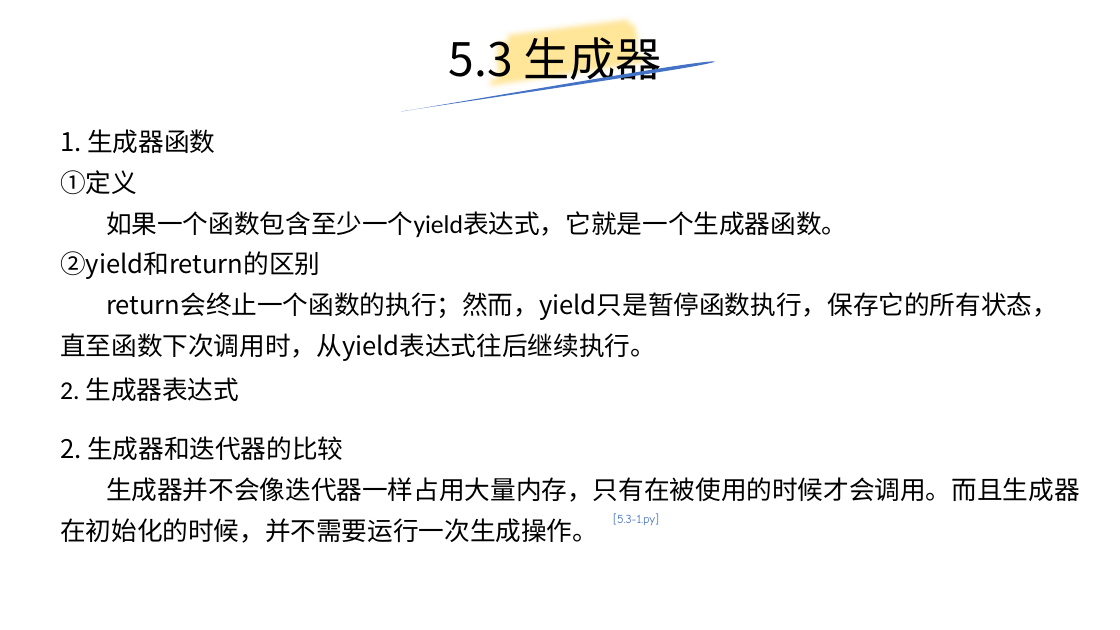
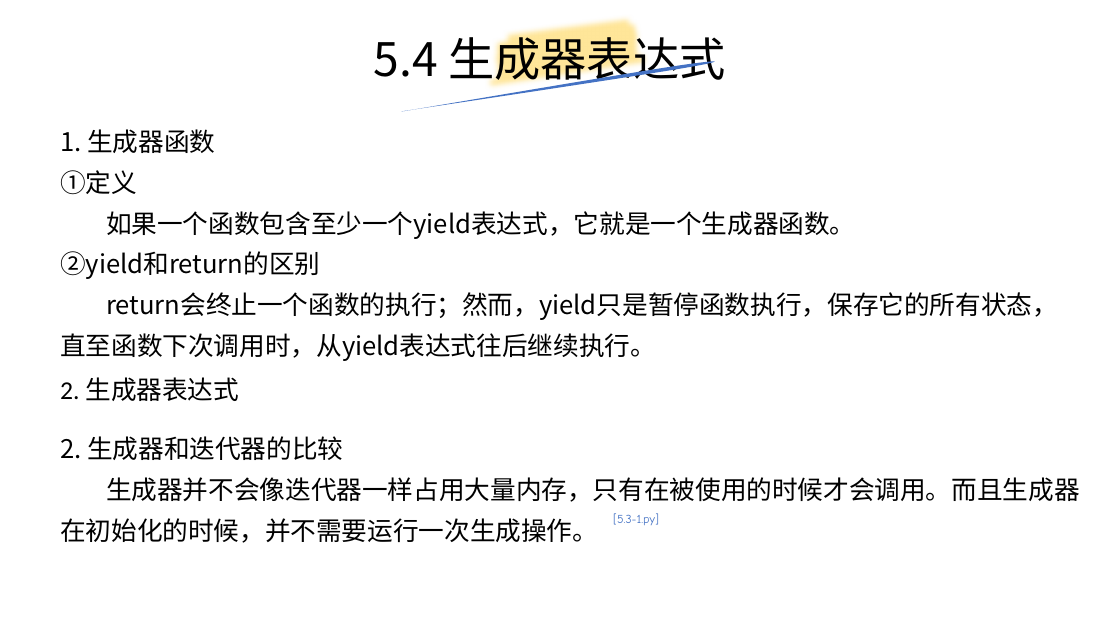
Before and after one commit to yiwenliu/CorePython, a slide deck: slide 32 of PPT/CorePython.pptx (slide 31 before the commit). Drawn at 1120x630 pixels with LibreOffice and Linux fonts; fonts in the diff are those of the drawing. Boxes give left, top, right and bottom in pixels: in the first picture for what was removed or moved away, otherwise in the second. Text is boxed around its words. In the diff, an @@ line names an element or a change of style, - is before the commit and + after.

```diff
--- a/PPT/CorePython.pptx
+++ b/PPT/CorePython.pptx
@@ title at (374, 28, 725, 87): text changed @@
-5.3 生成器
+5.4 生成器表达式
@@ text at (106, 211, 856, 239): font Calibri to Noto Sans CJK JP in "如果一个函数包含至少一个yield表达式，它就是一个生成器函数。" @@
```
Also in this commit, not shown: 2 other slides changed, 1 slide added, 3 other files.
